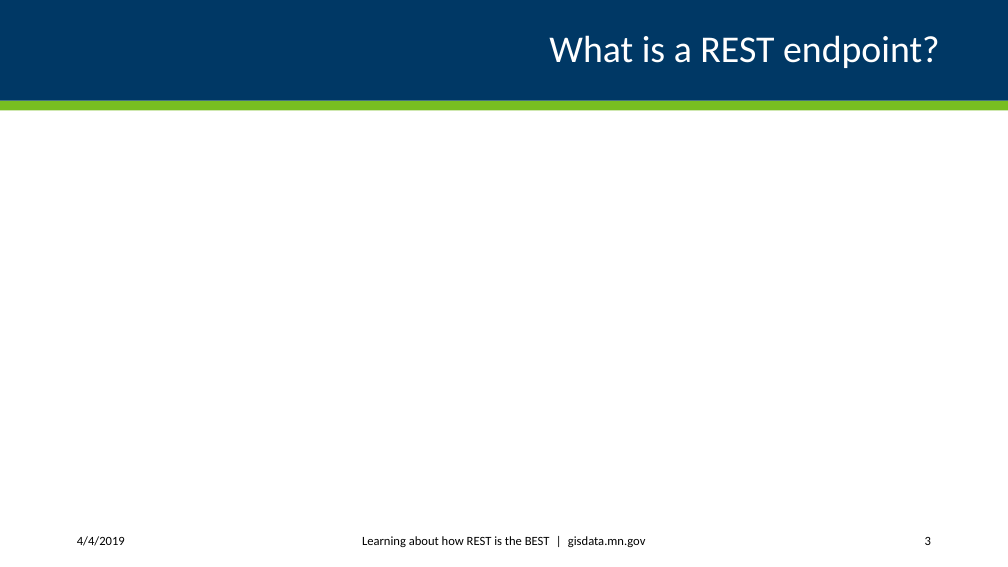
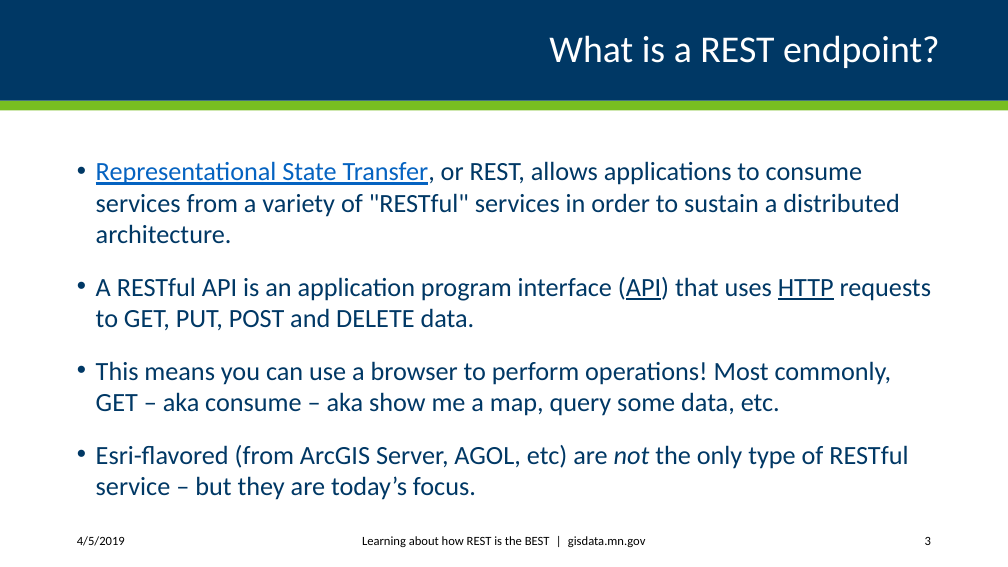
Before and after one commit to mmdolbow/RESTendpts, a slide deck: slide 3 of ppt/REST endpoint tutorial.pptx. Drawn at 1008x567 pixels with LibreOffice and Linux fonts; fonts in the diff are those of the drawing. Boxes give left, top, right and bottom in pixels: in the first picture for what was removed or moved away, otherwise in the second. Text is boxed around its words. In the diff, an @@ line names an element or a change of style, - is before the commit and + after.

```diff
--- a/ppt/REST endpoint tutorial.pptx
+++ b/ppt/REST endpoint tutorial.pptx
@@ text added at <box>96,161,931,500</box>, 25 pt, text #003865 @@
+• Representational State Transfer, or REST, allows applications to consume services from a variety of "RESTful" services in order to sustain a distributed architecture.
+• A RESTful API is an application program interface (API) that uses HTTP requests to GET, PUT, POST and DELETE data.
+• This means you can use a browser to perform operations! Most commonly, GET – aka consume – aka show me a map, query some data, etc.
+• Esri-flavored (from ArcGIS Server, AGOL, etc) are not the only type of RESTful service – but they are today’s focus.
@@ text at <box>77,536,125,546</box>: text changed @@
-4/4/2019
+4/5/2019
```
Also in this commit, not shown: 7 other slides changed, 1 slide added.
